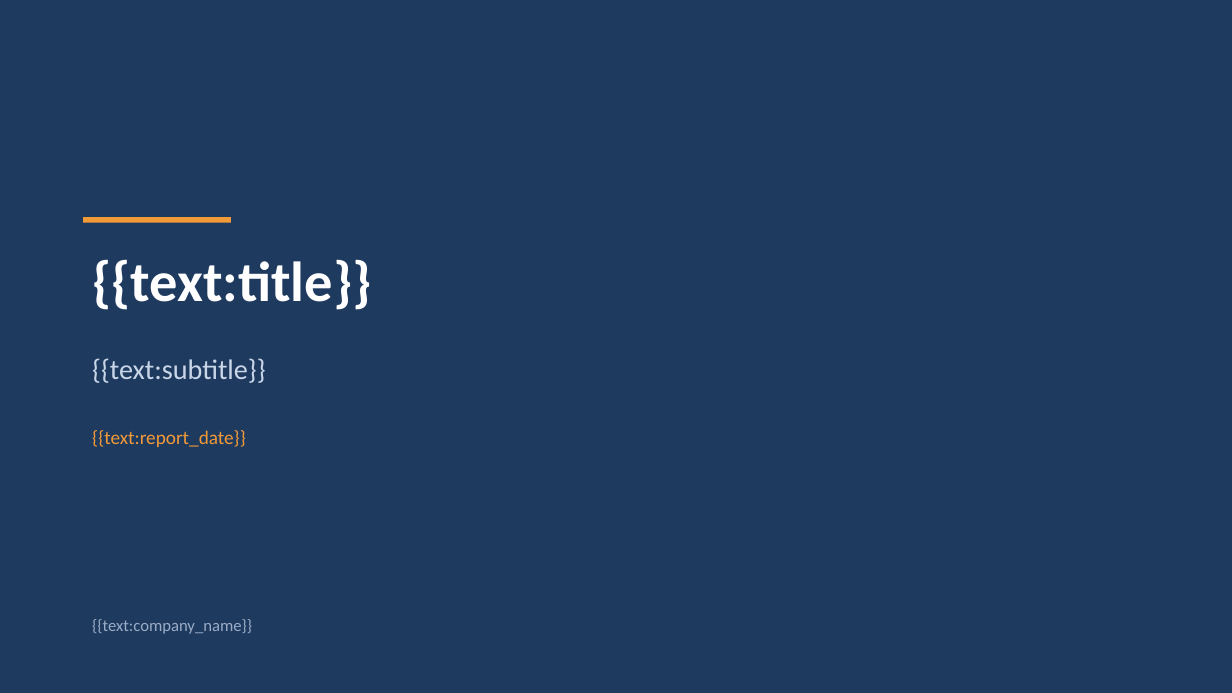
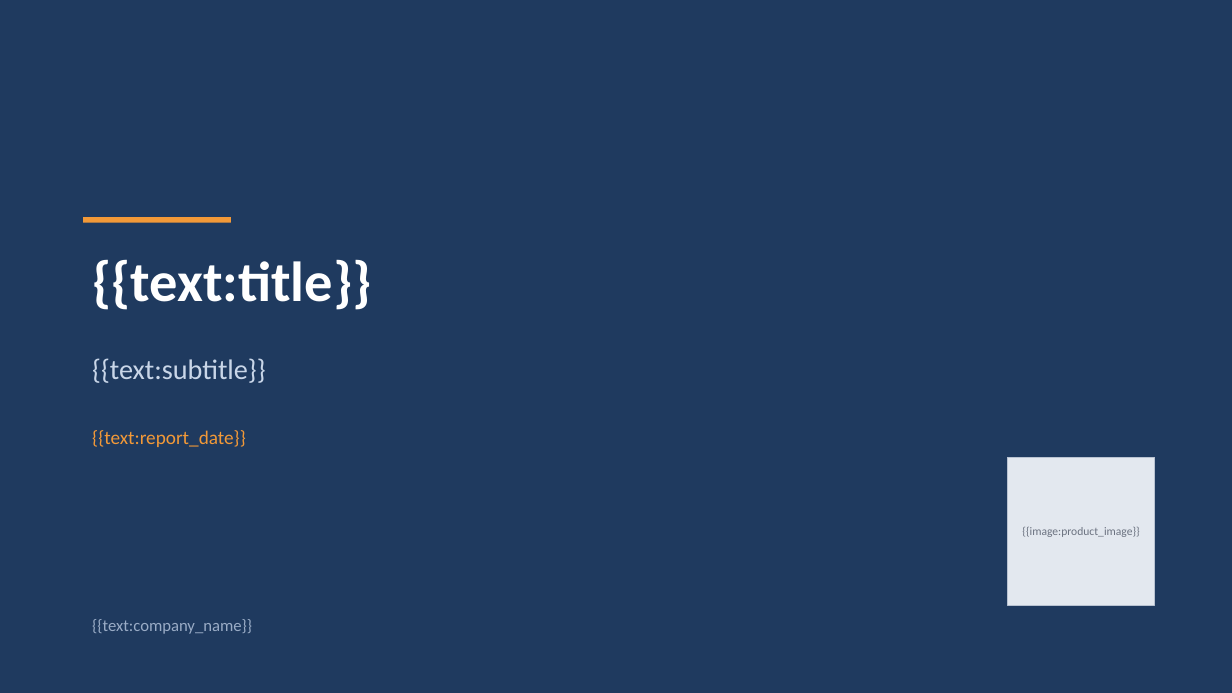
Before and after one commit to mengluoxinhen/fixed_PPTX_template, a slide deck: slide 1 of templates/sales_report_template.pptx. Drawn at 1232x693 pixels with LibreOffice and Linux fonts; fonts in the diff are those of the drawing. Boxes give left, top, right and bottom in pixels: in the first picture for what was removed or moved away, otherwise in the second. Text is boxed around its words. In the diff, an @@ line names an element or a change of style, - is before the commit and + after.

Commit message:
Add workspace-mode rendering with UUID asset directories
Introduce src/workspace_loader.py so images and text can be supplied
from a per-session workspace folder instead of inline JSON, with
path-traversal safeguards, UUID4 naming rules, per-occurrence image
regions and cover-crop. Extend verify.py to cover the new checks.

```diff
--- a/templates/sales_report_template.pptx
+++ b/templates/sales_report_template.pptx
@@ rectangle added at [1007,457,1155,605], fill #E3E8EF, outline #B8C2D1 0.75 pt, 9 pt, text #6B7280 @@
+{{image:product_image}}
```
Also in this commit, not shown: 2 other slides changed, 1 slide added, 15 other files.
